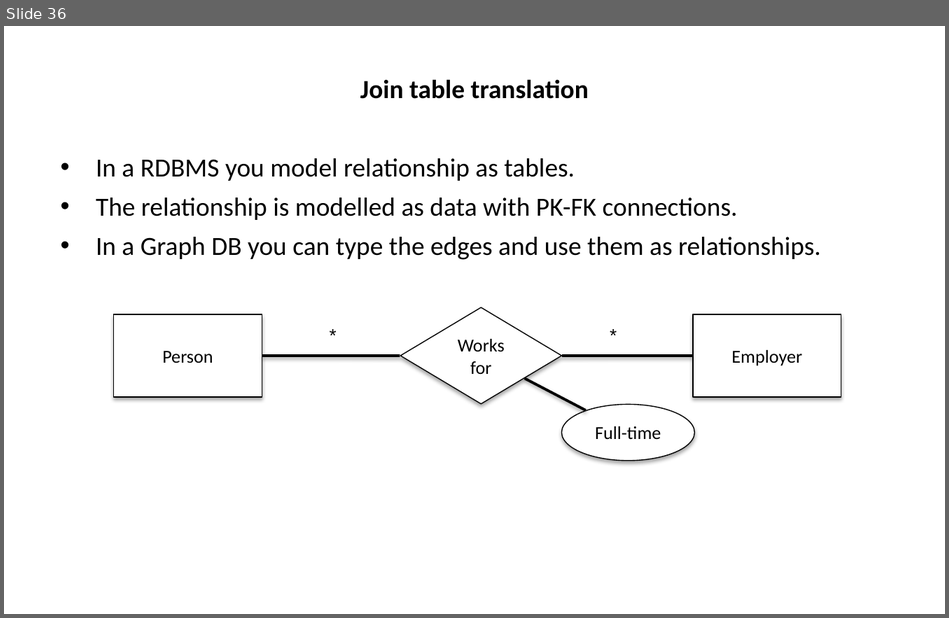
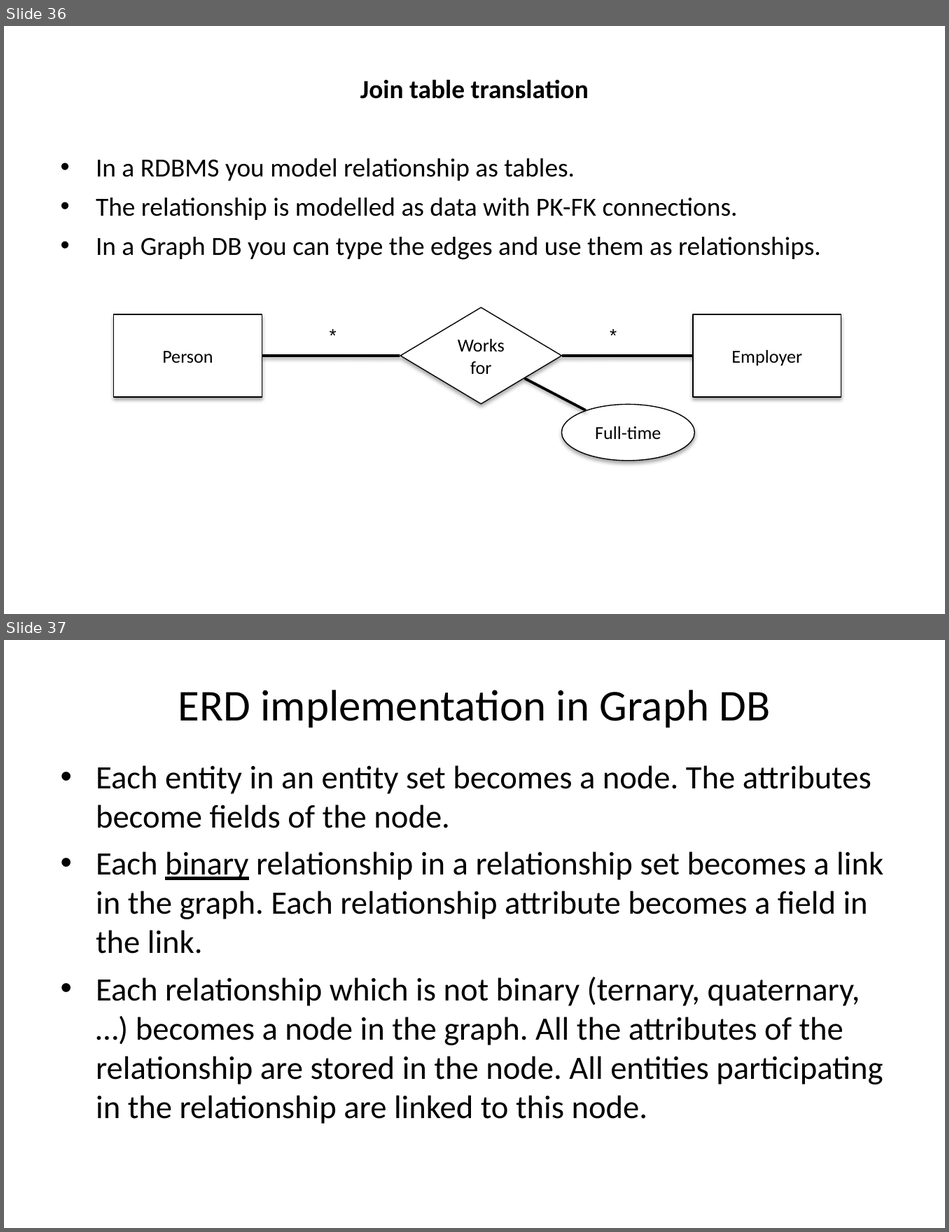
Before and after one commit to hogeschool/INFDEV026B, a slide deck: 2016-2017/Lecture 5.pptx. Shown one above the other, each under a label of ours: slide 36 before the commit, slides 36 and 37 after it. The pictures are 949x618 and 949x1232 pixels, drawn with LibreOffice and Linux fonts; fonts in the diff are those of the drawing. Boxes give left, top, right and bottom in pixels: in the first picture for what was removed or moved away, otherwise in the second. Text is boxed around its words. In the diff, an @@ line names an element or a change of style, - is before the commit and + after.

Commit message:
Added translation rules for graph db

```diff
--- a/2016-2017/Lecture 5.pptx
+++ b/2016-2017/Lecture 5.pptx
@@ slide 37 added at [4, 640, 945, 1228], background #FFFFFF @@
@@ title added at [178, 690, 770, 728], 33.7 pt, text #000000 @@
+ERD implementation in Graph DB
@@ text added at [96, 765, 883, 1124], 25 pt, text #000000 @@
+• Each entity in an entity set becomes a node. The attributes become fields of the node.
+• Each binary relationship in a relationship set becomes a link in the graph. Each relationship attribute becomes a field in the link.
+• Each relationship which is not binary (ternary, quaternary, …) becomes a node in the graph. All the attributes of the relationship are stored in the node. All entities participating in the relationship are linked to this node.
```
Also in this commit, not shown: 1 slide changed, 1 slide removed.
